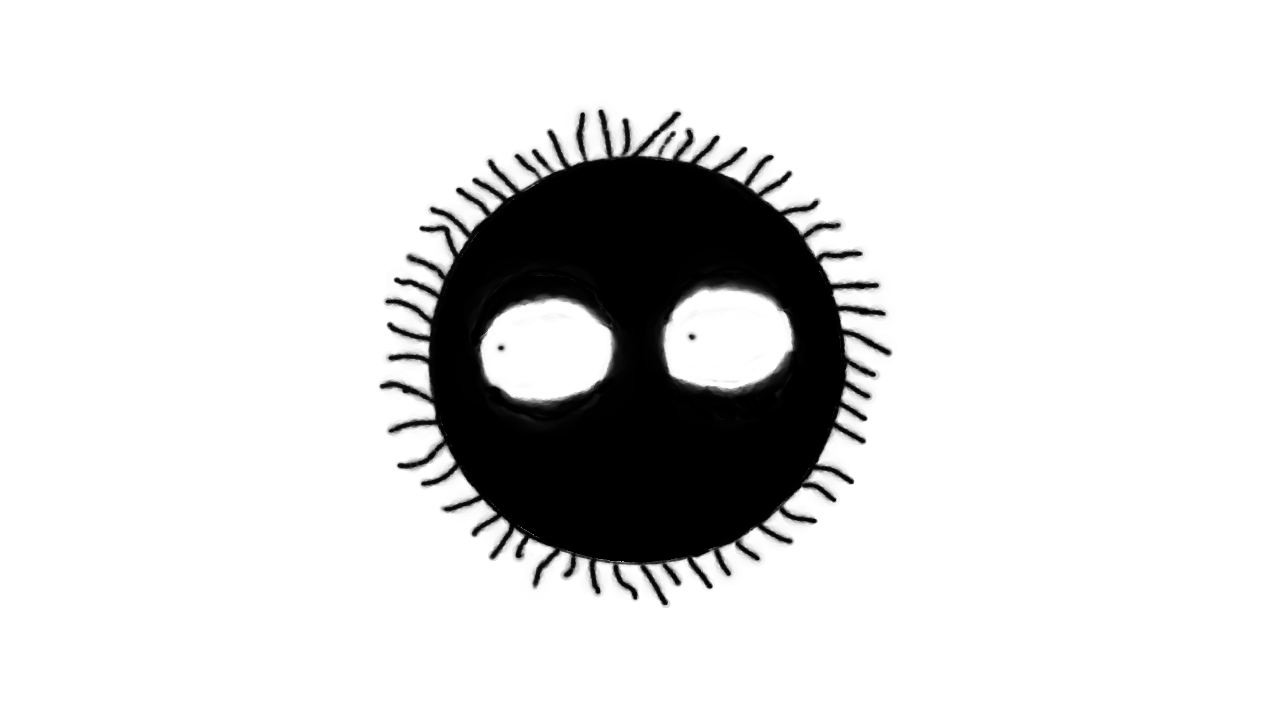
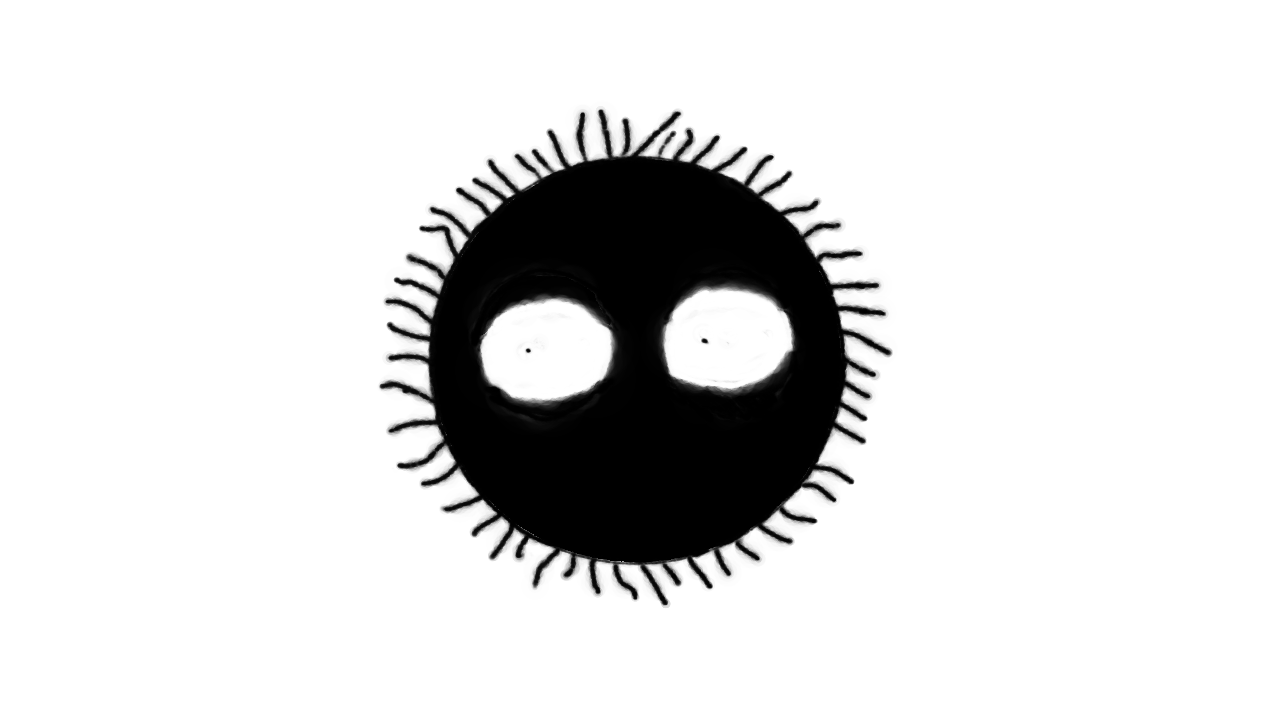
Layered file, before and after one edit (1280 x 720). Changes by layer:
pixels changed over <box>494,324,773,360</box> (layer not identified)